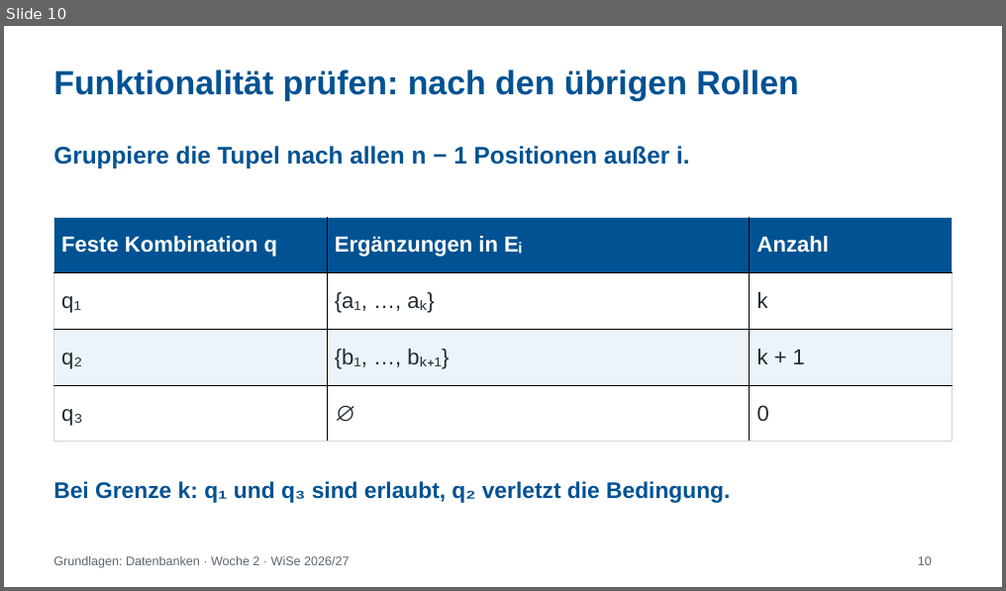
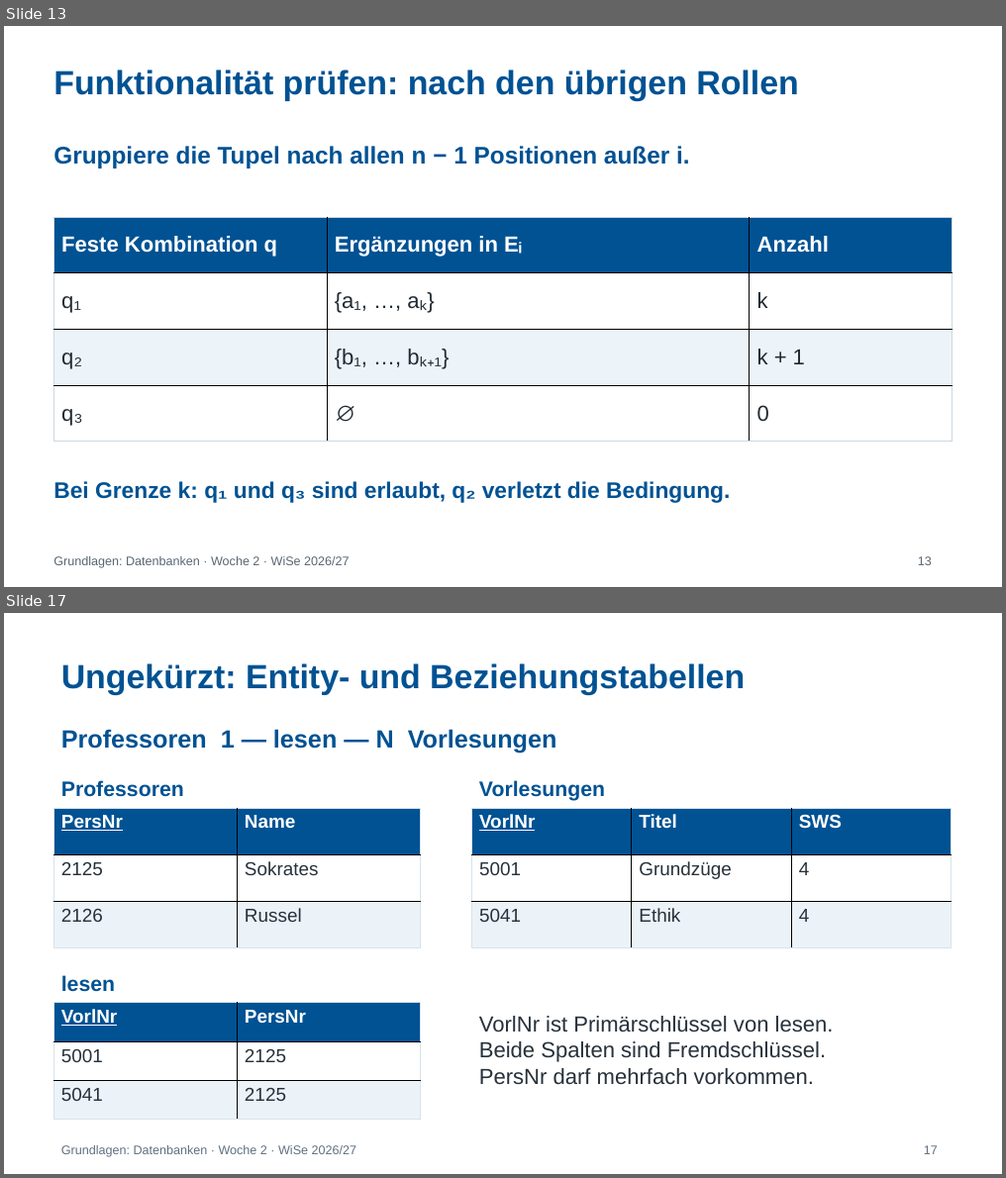
Before and after one commit to IlyaKats2005/GDB_2026-2027_Tutorium, a slide deck: folien/Woche_2_ER_Modell_Kardinalitaeten.pptx. Shown one above the other, each under a label of ours: slide 10 before the commit, slides 13 and 17 after it; the slides between them are not shown. The pictures are 1006x591 and 1006x1178 pixels, drawn with LibreOffice and Linux fonts; fonts in the diff are those of the drawing. Boxes give left, top, right and bottom in pixels: in the first picture for what was removed or moved away, otherwise in the second. Text is boxed around its words. In the diff, an @@ line names an element or a change of style, - is before the commit and + after.

```diff
--- a/folien/Woche_2_ER_Modell_Kardinalitaeten.pptx
+++ b/folien/Woche_2_ER_Modell_Kardinalitaeten.pptx
@@ slide 17 added at [4,613,1002,1174], background #FFFFFF @@
@@ text added at [61,663,745,695], 32.2 pt, text #005293, bold @@
+Ungekürzt: Entity- und Beziehungstabellen
@@ text added at [61,729,557,753], 24 pt, text #005293, bold @@
+Professoren 1 — lesen — N Vorlesungen
@@ text added at [61,780,184,797], 20.2 pt, text #005293, bold @@
+Professoren
@@ text added at [479,780,605,801], 20.2 pt, text #005293, bold @@
+Vorlesungen
@@ table added at [54,808,421,949], 3 rows, 2 columns @@
+PersNr | Name
+2125 | Sokrates
+2126 | Russel
@@ table added at [472,808,952,949], 3 rows, 3 columns @@
+VorlNr | Titel | SWS
+5001 | Grundzüge | 4
+5041 | Ethik | 4
@@ text added at [61,975,115,992], 20.2 pt, text #005293, bold @@
+lesen
@@ table added at [54,1003,421,1120], 3 rows, 2 columns @@
+VorlNr | PersNr
+5001 | 2125
+5041 | 2125
@@ text added at [479,1016,834,1085], 21 pt, text #26313B @@
+VorlNr ist Primärschlüssel von lesen.
+Beide Spalten sind Fremdschlüssel.
+PersNr darf mehrfach vorkommen.
@@ text added at [61,1146,356,1157], 12 pt, text #607080 @@
+Grundlagen: Datenbanken · Woche 2 · WiSe 2026/27
@@ text added at [924,1146,938,1155], 12 pt, text #607080 @@
+17
@@ what was slide 10 is now slide 13 @@
@@ slide 13 changed as well @@
@@ text at [918,557,932,566]: text changed @@
-10
+13
```
Also in this commit, not shown: 14 other slides changed, 12 other slides added.
